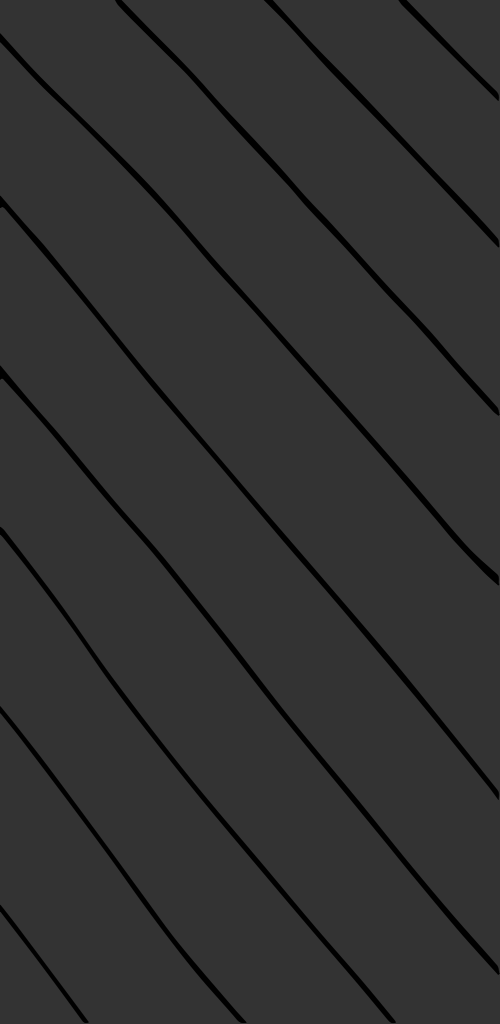
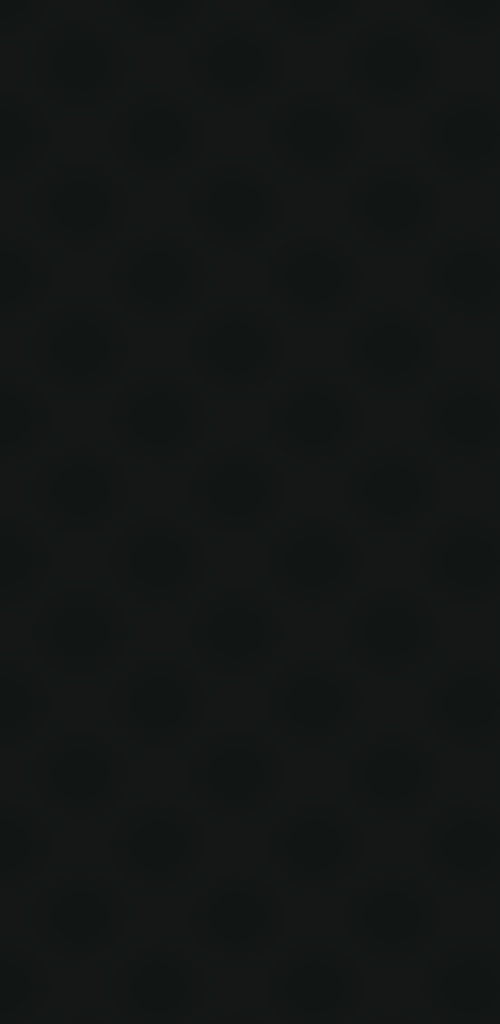
Layered file, before and after one edit (500x1024). Changes by layer:
"Layer 3": opacity 80% → 90% over <box>0,0,500,1024</box>
painted on "Vector Smart Object" over <box>0,0,500,1024</box>
removed layer "Layer 4" over <box>0,0,500,1024</box>
